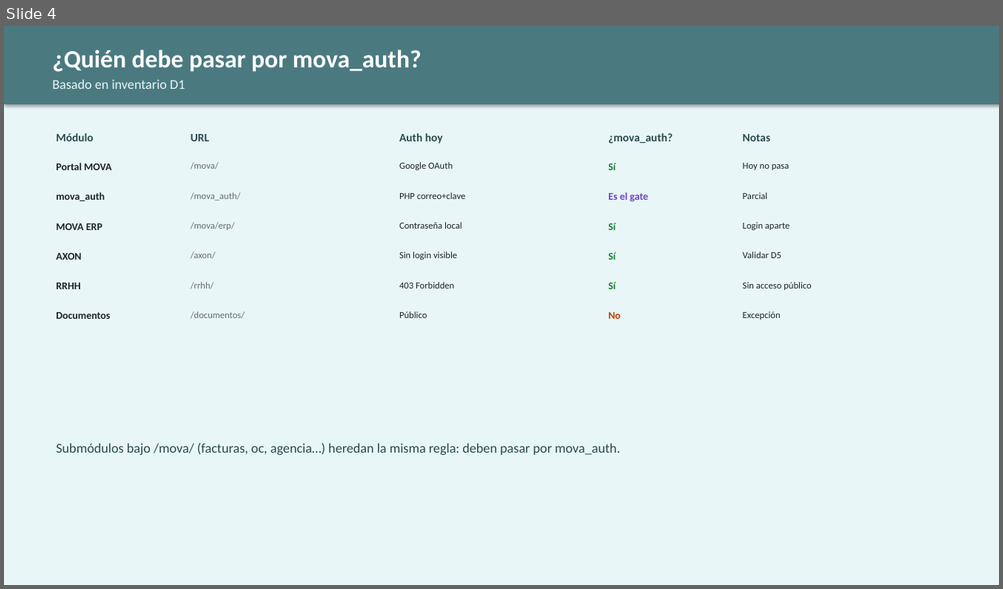
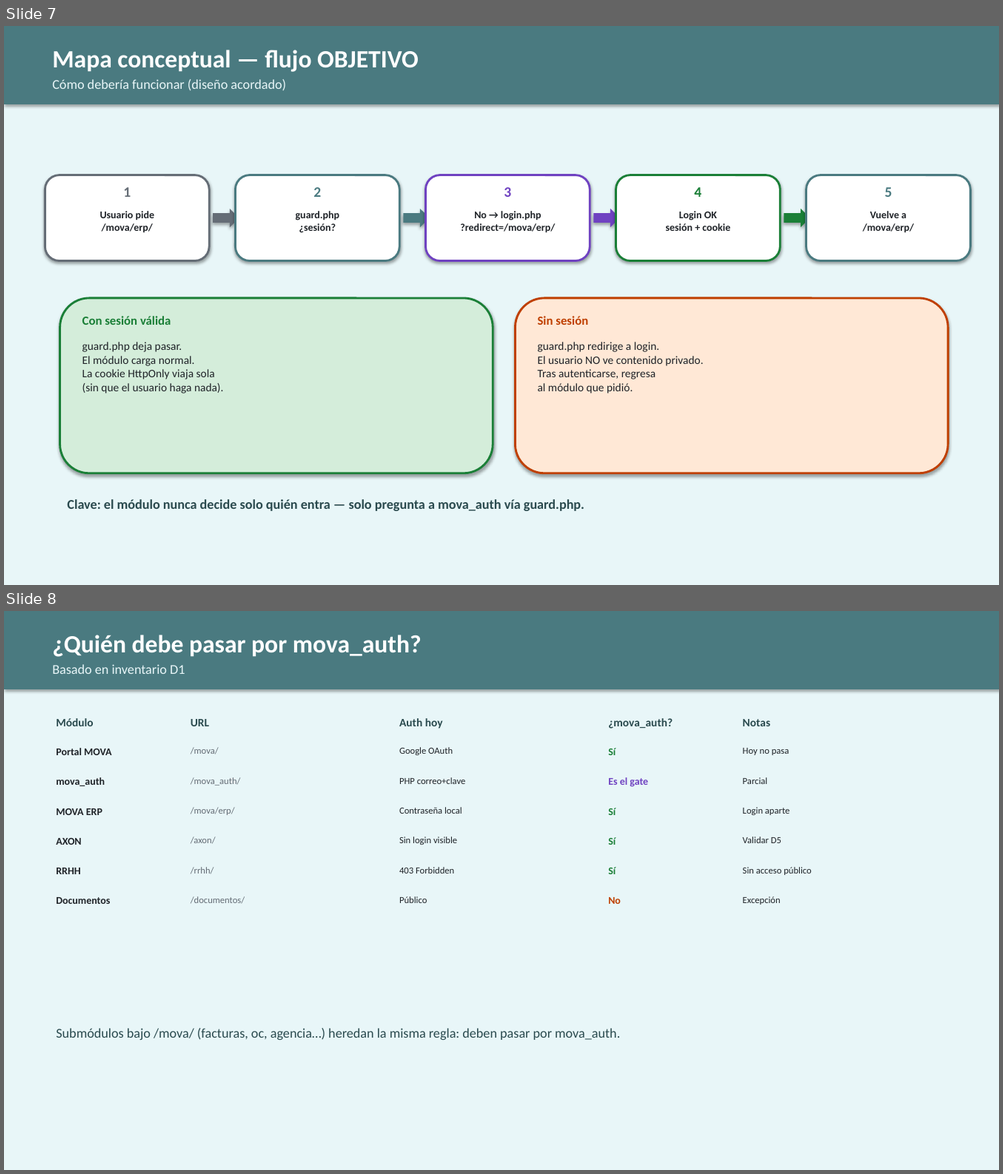
Before and after one commit to JosefaOgalde/organizacion, a slide deck: index/clientes/mkof/MOVA-D2-Reglas-mova_auth.pptx. Shown one above the other, each under a label of ours: slide 4 before the commit, slides 7 and 8 after it. The pictures are 1003x589 and 1003x1174 pixels, drawn with LibreOffice and Linux fonts; fonts in the diff are those of the drawing. Boxes give left, top, right and bottom in pixels: in the first picture for what was removed or moved away, otherwise in the second. Text is boxed around its words. In the diff, an @@ line names an element or a change of style, - is before the commit and + after.

```diff
--- a/index/clientes/mkof/MOVA-D2-Reglas-mova_auth.pptx
+++ b/index/clientes/mkof/MOVA-D2-Reglas-mova_auth.pptx
@@ slide 7 added at box(4, 26, 999, 585), background #E8F6F8 @@
@@ rectangle added at box(4, 26, 999, 104), fill #4A7A80 @@
@@ text added at box(52, 50, 418, 72), 24 pt, text #FFFFFF, bold @@
+Mapa conceptual — flujo OBJETIVO
@@ text added at box(52, 79, 286, 91), 13 pt, text #E8F6F8 @@
+Cómo debería funcionar (diseño acordado)
@@ rounded rectangle added at box(45, 175, 209, 261), fill #FFFFFF, outline #656D76 2 pt @@
@@ rounded rectangle added at box(236, 175, 399, 261), fill #FFFFFF, outline #4A7A80 2 pt @@
@@ rounded rectangle added at box(426, 175, 589, 261), fill #FFFFFF, outline #6F42C1 2 pt @@
@@ rounded rectangle added at box(616, 175, 780, 261), fill #FFFFFF, outline #1A7F37 2 pt @@
@@ rounded rectangle added at box(806, 175, 970, 261), fill #FFFFFF, outline #4A7A80 2 pt @@
@@ text added at box(123, 187, 131, 197), 14 pt, text #656D76, bold @@
+1
@@ text added at box(313, 187, 321, 197), 14 pt, text #4A7A80, bold @@
+2
@@ text added at box(504, 187, 511, 197), 14 pt, text #6F42C1, bold @@
+3
@@ text added at box(694, 187, 701, 197), 14 pt, text #1A7F37, bold @@
+4
@@ text added at box(885, 187, 892, 197), 14 pt, text #4A7A80, bold @@
+5
@@ text added at box(100, 211, 154, 233), 10 pt, text #1F2328, bold @@
+Usuario pide
+/mova/erp/
@@ right arrow added at box(213, 209, 239, 227), fill #656D76 @@
@@ text added at box(296, 211, 339, 233), 10 pt, text #1F2328, bold @@
+guard.php
+¿sesión?
@@ right arrow added at box(403, 209, 430, 227), fill #4A7A80 @@
@@ text added at box(460, 211, 555, 233), 10 pt, text #1F2328, bold @@
+No → login.php
+?redirect=/mova/erp/
@@ right arrow added at box(594, 209, 620, 227), fill #6F42C1 @@
@@ text added at box(666, 211, 730, 231), 10 pt, text #1F2328, bold @@
+Login OK
+sesión + cookie
@@ right arrow added at box(784, 209, 810, 227), fill #1A7F37 @@
@@ text added at box(862, 211, 913, 233), 10 pt, text #1F2328, bold @@
+Vuelve a
+/mova/erp/
@@ rounded rectangle added at box(60, 298, 492, 474), fill #D4EDDA, outline #1A7F37 2 pt @@
@@ rounded rectangle added at box(515, 298, 948, 474), fill #FFE8D6, outline #BF3F00 2 pt @@
@@ text added at box(82, 316, 170, 325), 12 pt, text #1A7F37, bold @@
+Con sesión válida
@@ text added at box(538, 316, 588, 325), 12 pt, text #BF3F00, bold @@
+Sin sesión
@@ text added at box(82, 342, 224, 394), 11 pt, text #1F2328 @@
+guard.php deja pasar.
+El módulo carga normal.
+La cookie HttpOnly viaja sola
+(sin que el usuario haga nada).
@@ text added at box(538, 342, 703, 394), 11 pt, text #1F2328 @@
+guard.php redirige a login.
+El usuario NO ve contenido privado.
+Tras autenticarse, regresa
+al módulo que pidió.
@@ text added at box(67, 500, 584, 511), 13 pt, text #2A4A4E, bold @@
+Clave: el módulo nunca decide solo quién entra — solo pregunta a mova_auth vía guard.php.
@@ what was slide 4 is now slide 8 @@
```
Also in this commit, not shown: 6 other slides added, 4 other files.
